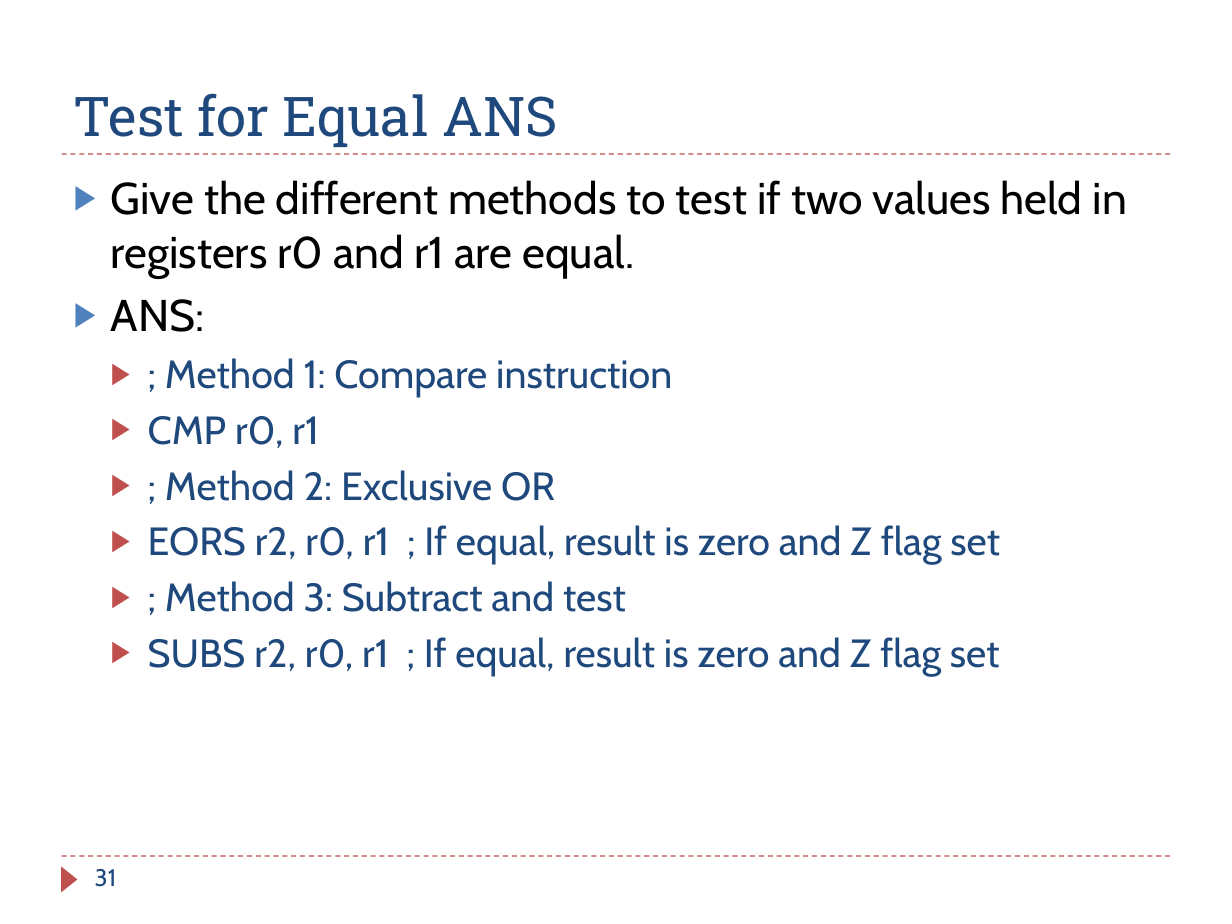
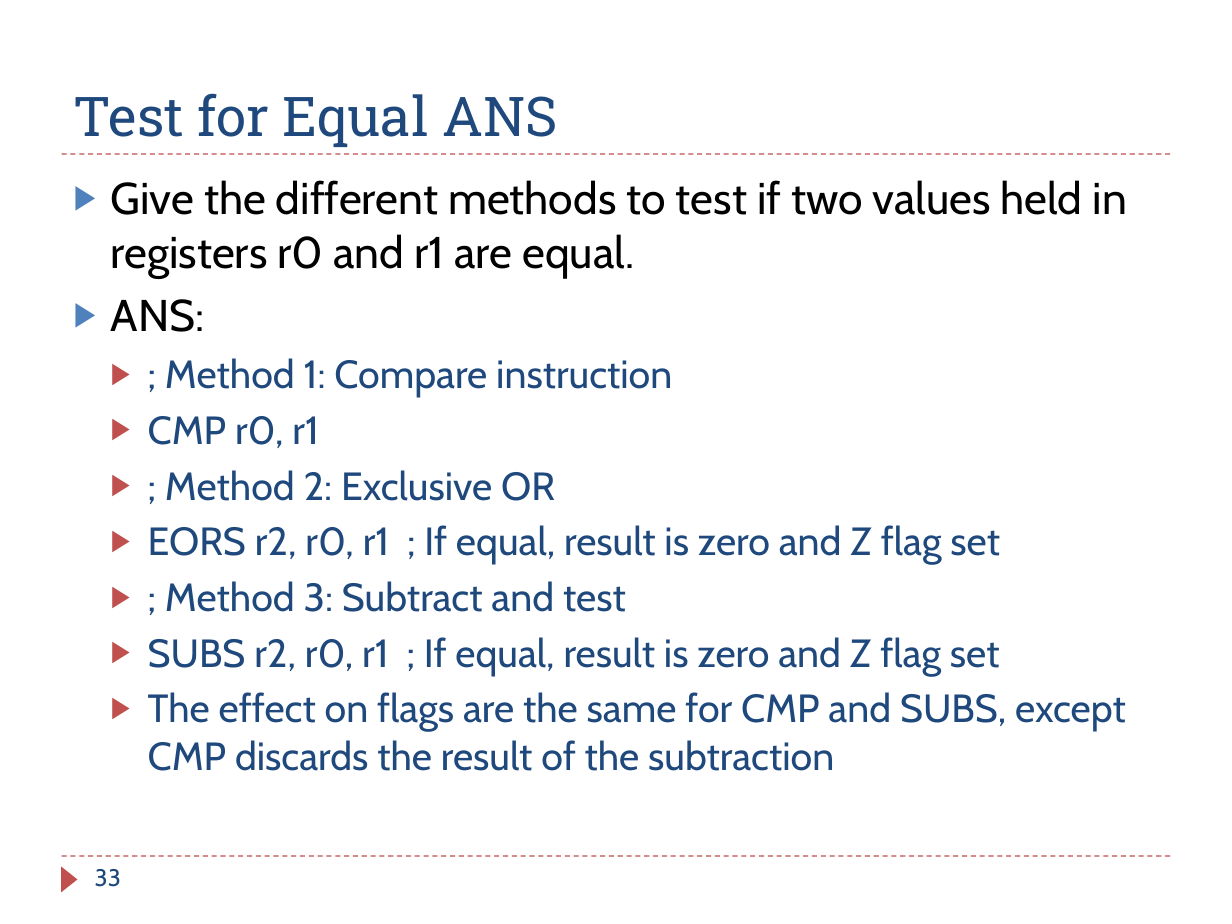
Before and after one commit to guhofstra/CSC111Fa25, a slide deck: slide 33 of PPTs/Ch6_ARM_Control_Flow_Exercises_ANS.pptx (slide 31 before the commit). Drawn at 1232x924 pixels with LibreOffice and Linux fonts; fonts in the diff are those of the drawing. Boxes give left, top, right and bottom in pixels: in the first picture for what was removed or moved away, otherwise in the second. Text is boxed around its words. In the diff, an @@ line names an element or a change of style, - is before the commit and + after.

```diff
--- a/PPTs/Ch6_ARM_Control_Flow_Exercises_ANS.pptx
+++ b/PPTs/Ch6_ARM_Control_Flow_Exercises_ANS.pptx
@@ text at (148,692,1126,771): paragraph added @@
+  ▶ The effect on flags are the same for CMP and SUBS, except CMP discards the result of the subtraction
@@ page number at (95,869,121,887): text changed @@
-31
+33
```
Also in this commit, not shown: 9 other slides changed, 4 slides added, 2 slides removed, 1 other file.
